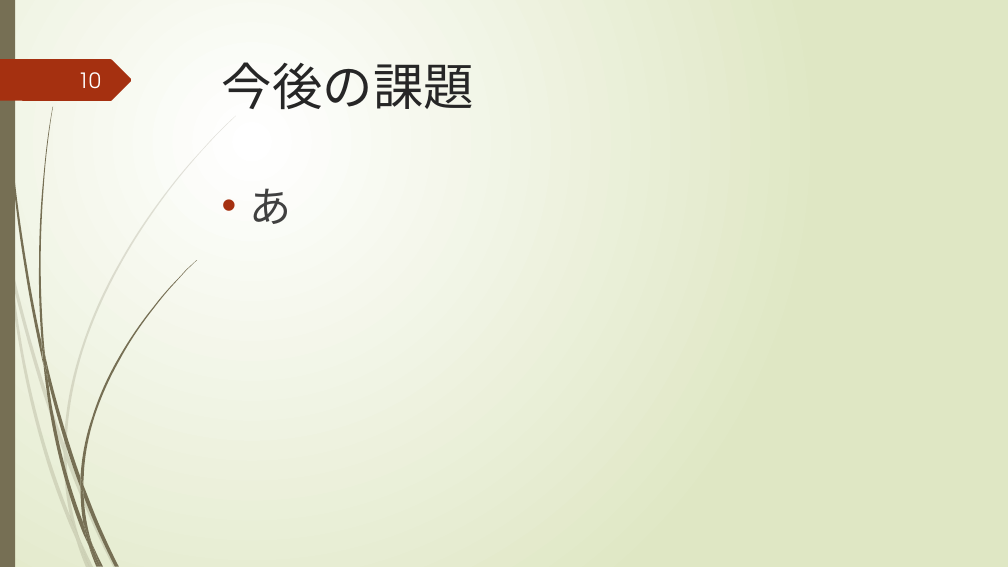
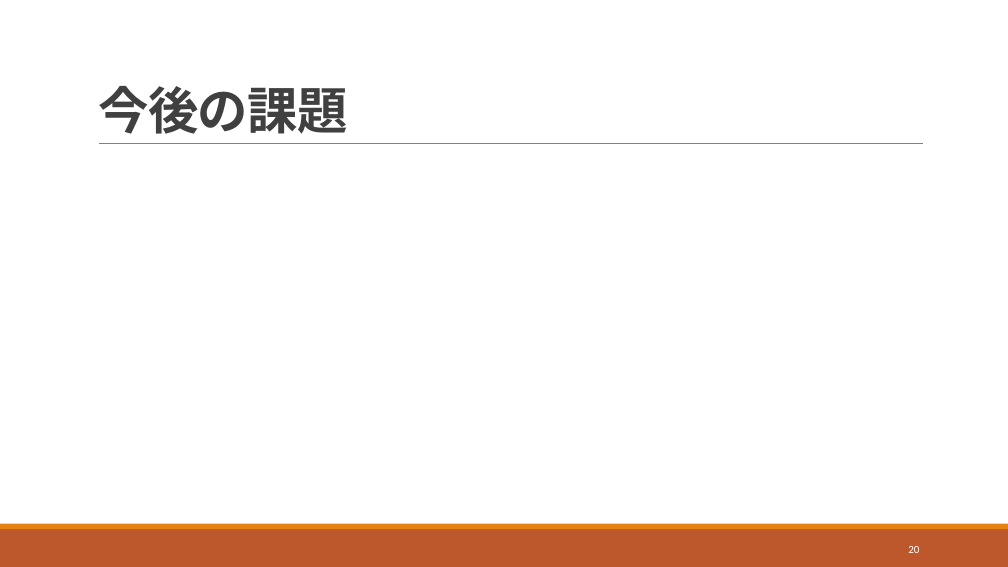
Before and after one commit to igakilab/sotuken_maeda, a slide deck: slide 20 of 卒研発表.pptx (slide 10 before the commit). Drawn at 1008x567 pixels with LibreOffice and Linux fonts; fonts in the diff are those of the drawing. Boxes give left, top, right and bottom in pixels: in the first picture for what was removed or moved away, otherwise in the second. Text is boxed around its words. In the diff, an @@ line names an element or a change of style, - is before the commit and + after.

```diff
--- a/卒研発表.pptx
+++ b/卒研発表.pptx
@@ background gradient #FFFFFF to #DFE8C4 to #FFFFFF @@
@@ rectangle removed at <box>0,0,15,567</box> @@
@@ title "今後の課題": place and size @@
-title "今後の課題" at <box>222,62,474,109</box>
+title "今後の課題" at <box>98,86,348,134</box>
@@ title "今後の課題" at <box>98,86,348,134</box>: font TeX Gyre Adventor to Calibri, text colour #262626 to #404040, letter spacing 0 to -0.5 pt, bold on; line spacing 1 to 0.85; vertical alignment top to bottom @@
@@ freeform shape removed at <box>0,59,132,101</box> @@
@@ page number removed at <box>78,72,101,89</box> @@
-10
@@ line added from (99, 144) to (923, 144), #808080 0.5 pt @@
@@ text removed at <box>250,188,292,224</box> @@
-• あ
@@ rectangle added at <box>0,529,1008,567</box>, fill #BD582C @@
@@ rectangle added at <box>0,524,1008,529</box>, fill #E48312 @@
@@ group removed at <box>0,116,236,567</box>: 10 freeform shapes @@
@@ group removed at <box>2,0,197,567</box>: 12 freeform shapes @@
@@ page number added at <box>908,546,919,553</box>, 10.5 pt, text #FFFFFF @@
+20
```
Also in this commit, not shown: 5 other slides changed, 14 slides added, 4 slides removed, 5 other files.
